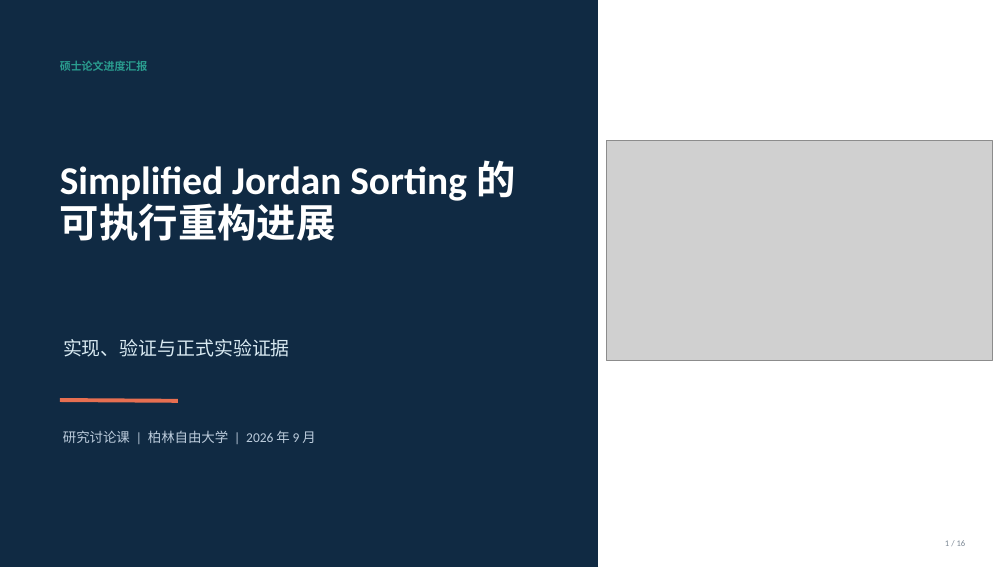
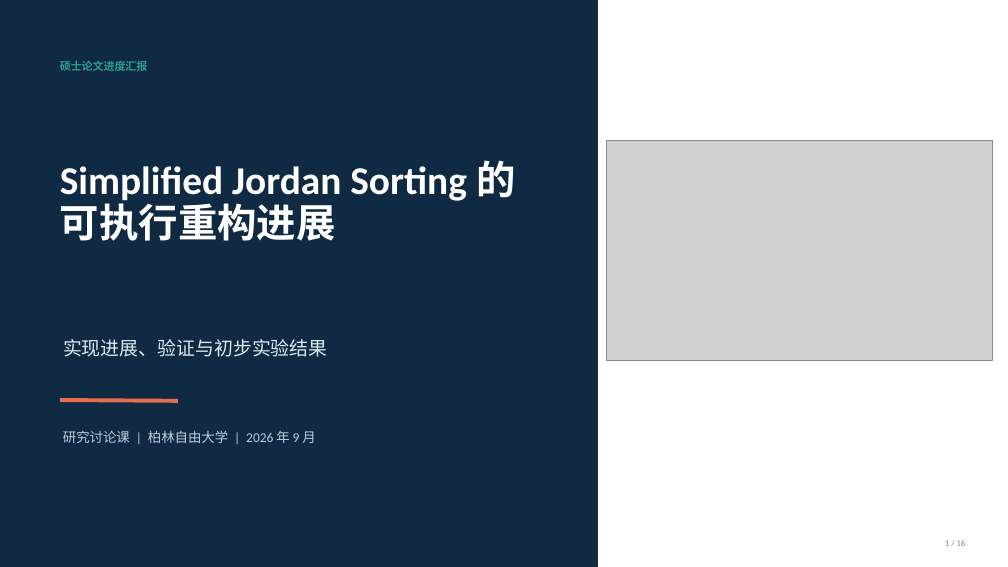
Before and after one commit to YixueWang983/jordan-sorting, a slide deck: slide 1 of presentations/progress_report/Jordan_Sorting_Progress_Report_ZH.pptx. Drawn at 1008x567 pixels with LibreOffice and Linux fonts; fonts in the diff are those of the drawing; grey boxes stand for pictures. Boxes give left, top, right and bottom in pixels: in the first picture for what was removed or moved away, otherwise in the second. Text is boxed around its words. In the diff, an @@ line names an element or a change of style, - is before the commit and + after.

```diff
--- a/presentations/progress_report/Jordan_Sorting_Progress_Report_ZH.pptx
+++ b/presentations/progress_report/Jordan_Sorting_Progress_Report_ZH.pptx
@@ text at [63, 339, 328, 357]: text changed @@
-实现、验证与正式实验证据
+实现进展、验证与初步实验结果
```
Also in this commit, not shown: 1 other slide changed, 2 other files.
